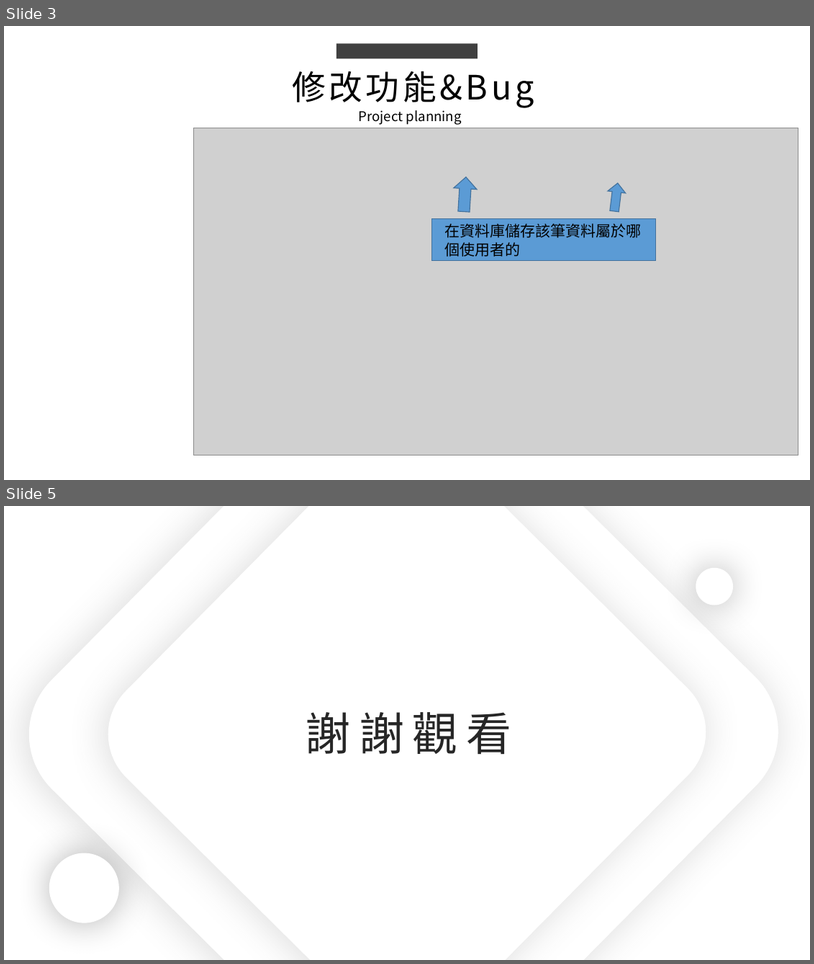
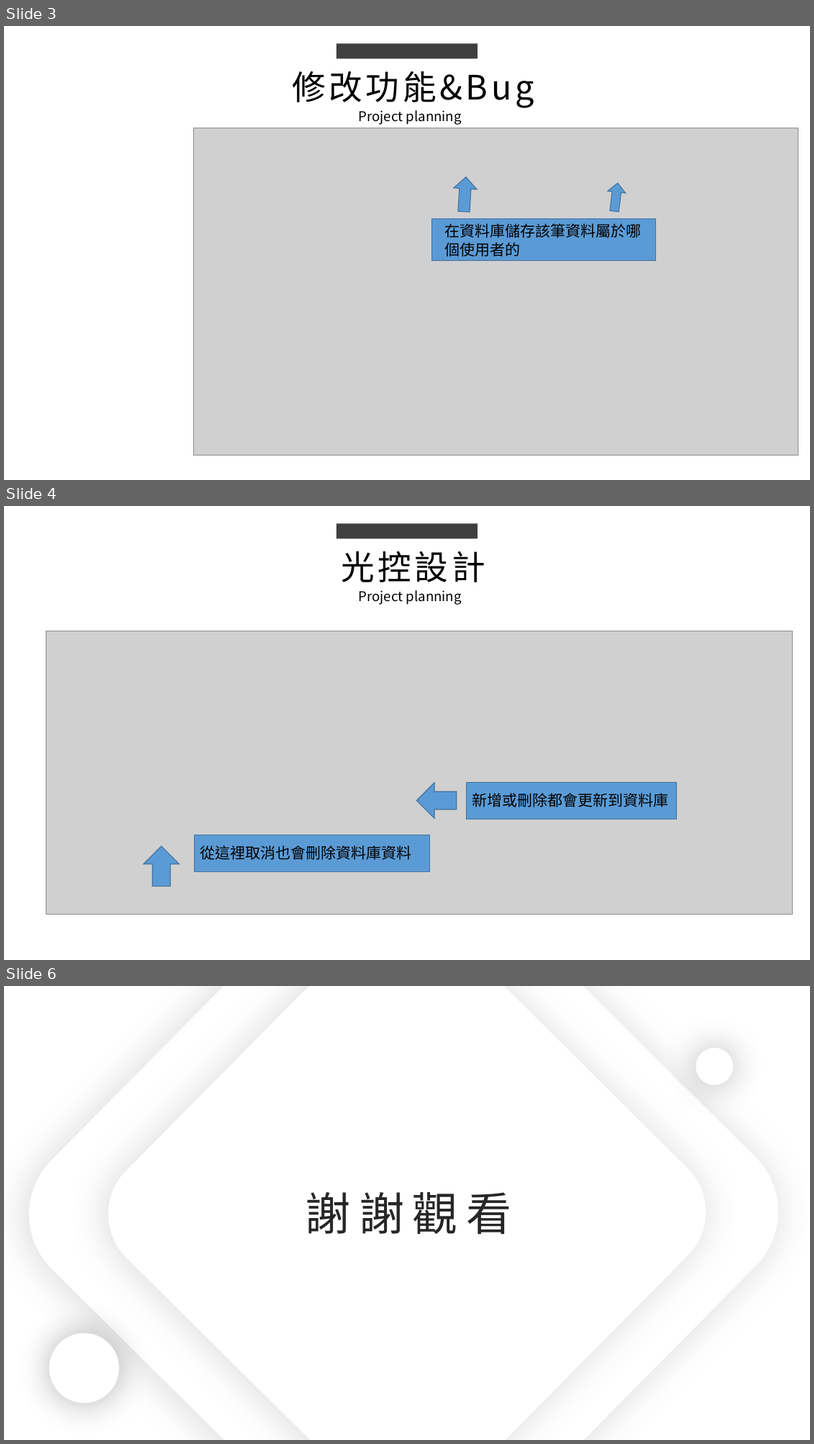
Before and after one commit to king637324/KnowledgeGreenhouseSystem, a slide deck: 工作日報_葉柏漢/2021.08/2021.08.26(加班)~2021.08.27工作日報_葉柏漢.pptx. Shown one above the other, each under a label of ours: slides 3 and 5 before the commit, slides 3, 4 and 6 after it; the slides between them are not shown. The pictures are 814x964 and 814x1444 pixels, drawn with LibreOffice and Linux fonts; fonts in the diff are those of the drawing; grey boxes stand for pictures. Boxes give left, top, right and bottom in pixels: in the first picture for what was removed or moved away, otherwise in the second. Text is boxed around its words. In the diff, an @@ line names an element or a change of style, - is before the commit and + after.

```diff
--- a/工作日報_葉柏漢/2021.08/2021.08.26(加班)~2021.08.27工作日報_葉柏漢.pptx
+++ b/工作日報_葉柏漢/2021.08/2021.08.26(加班)~2021.08.27工作日報_葉柏漢.pptx
@@ slide 4 added at bbox=[4, 506, 810, 960], background #FFFFFF @@
@@ rectangle added at bbox=[337, 523, 478, 538], fill #404040 @@
@@ text added at bbox=[341, 551, 485, 582], 40 pt, text #000000 @@
+光控設計
@@ text added at bbox=[359, 590, 462, 605], 16 pt, text #000000 @@
+Project planning
@@ picture added at bbox=[46, 631, 793, 914] @@
@@ right arrow added at bbox=[417, 782, 456, 818], fill #5B9BD5, outline #43739E 1 pt @@
@@ rectangle added at bbox=[466, 782, 676, 819], fill #5B9BD5, outline #43739E 1 pt @@
@@ text added at bbox=[472, 793, 669, 807], 18 pt, text #000000 @@
+新增或刪除都會更新到資料庫
@@ right arrow added at bbox=[144, 847, 179, 886], fill #5B9BD5, outline #43739E 1 pt @@
@@ rectangle added at bbox=[195, 834, 430, 871], fill #5B9BD5, outline #43739E 1 pt @@
@@ text added at bbox=[201, 845, 412, 860], 18 pt, text #000000 @@
+從這裡取消也會刪除資料庫資料
@@ what was slide 5 is now slide 6 @@
```
Also in this commit, not shown: 2 slides changed, 14 other files.
